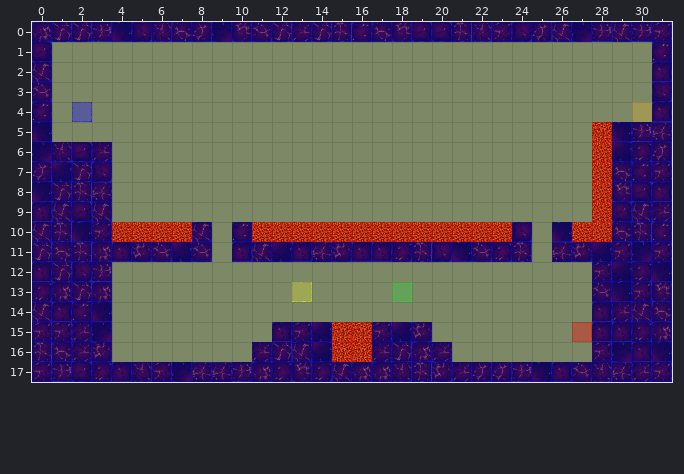
Tiled map: Spellington/src/res/map/mapDungeon17.tmx. The first picture shows the starting point.
Cells are 50x50 px. Shown: x 0..31, y 0..17.
After the commit:
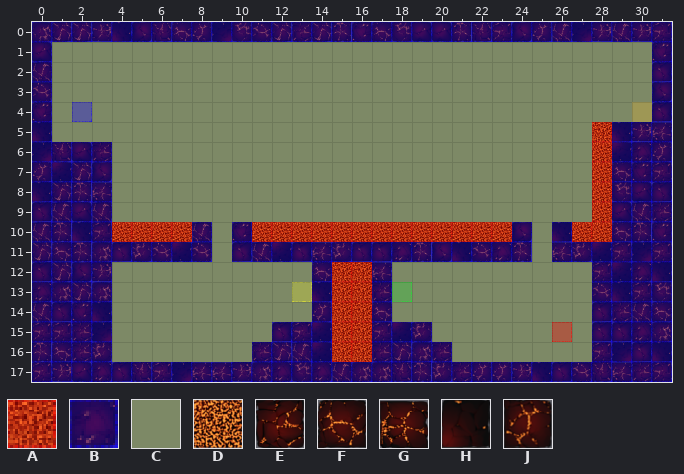
Key: from "collisionTile": A 0, B 3, C 11; from "dungeonTile.png": D 5, E 15, F 22, G 29, H 53, J 63.
_ is an empty cell, . an unchanged one.
See-through tiles are keyed as they look on the map.
The exact change:
--- layer "terrain"
@@ x 14..17 @@
-12 ____
-13 ____
-14 ____
+12 FDDG
+13 HDDE
+14 JDDF
--- layer "collision"
@@ x 14..17 @@
-12 CCCC
-13 CCCC
-14 CCCC
+12 BAAB
+13 BAAB
+14 BAAB
--- layer "event"
@@ x 26..27 @@
-15 _A
+15 A_
